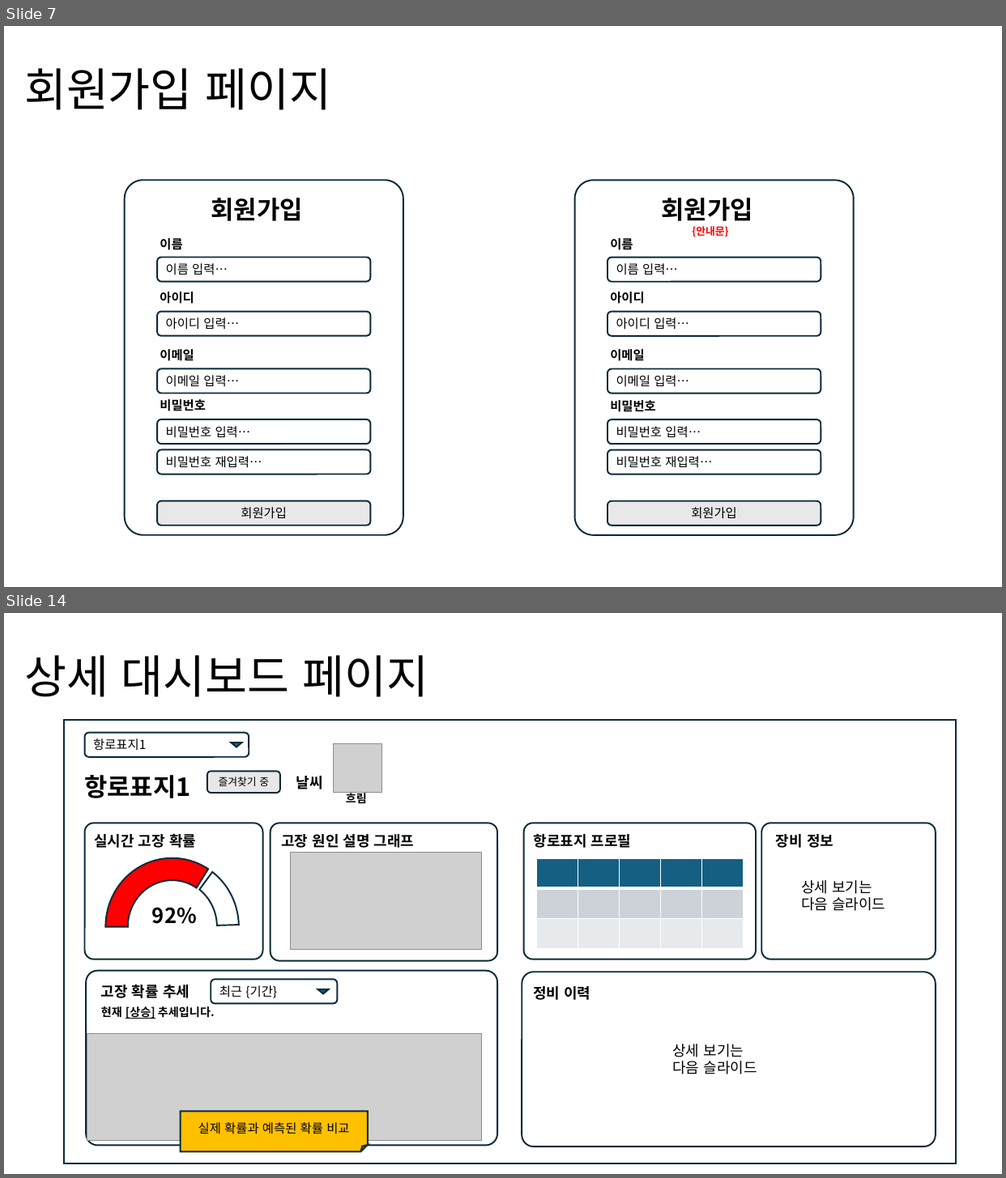
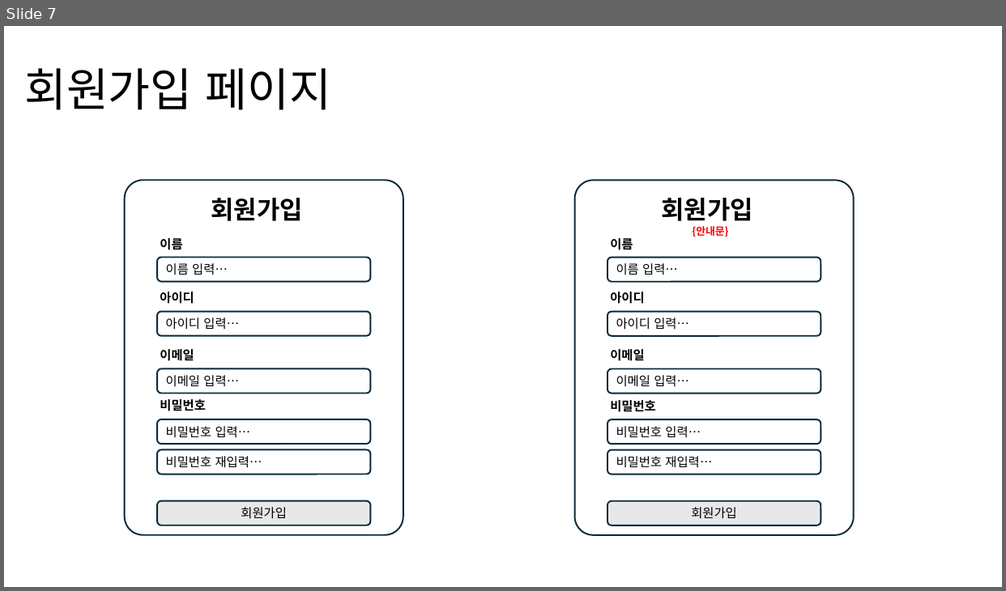
Before and after one commit to positiveWand/project-trip-sns, a slide deck: document/UI 설계서(draft).pptx. Shown one above the other, each under a label of ours: slides 7 and 14 before the commit, slide 7 after it; the slides between them are not shown. The pictures are 1006x1178 and 1006x591 pixels, drawn with LibreOffice and Linux fonts; fonts in the diff are those of the drawing; grey boxes stand for pictures. Boxes give left, top, right and bottom in pixels: in the first picture for what was removed or moved away, otherwise in the second. Text is boxed around its words. In the diff, an @@ line names an element or a change of style, - is before the commit and + after.

Commit message:
feat/frontend: 항로표지 프로젝트 -> 관광지 SNS 프로젝트 전환

```diff
--- a/document/UI 설계서(draft).pptx
+++ b/document/UI 설계서(draft).pptx
@@ slide 14 removed at (4,613,1002,1174), background #FFFFFF @@
@@ title removed at (24,655,428,697) @@
-상세 대시보드 페이지
@@ rectangle removed at (64,720,957,1165) @@
@@ rounded rectangle removed at (85,733,249,757) @@
-항로표지1
@@ triangle removed at (231,743,241,747) @@
@@ picture removed at (334,744,382,793) @@
@@ text removed at (84,775,191,798) @@
-항로표지1
@@ rounded rectangle removed at (207,771,280,793) @@
-즐겨찾기 중
@@ text removed at (296,776,323,790) @@
-날씨
@@ text removed at (346,792,367,806) @@
-흐림
@@ rounded rectangle removed at (85,824,263,960) @@
@@ rounded rectangle removed at (270,824,497,961) @@
@@ rounded rectangle removed at (523,824,756,960) @@
@@ rounded rectangle removed at (761,824,936,960) @@
@@ text removed at (94,834,196,848) @@
-실시간 고장 확률
@@ text removed at (281,834,415,848) @@
-고장 원인 설명 그래프
@@ picture removed at (291,853,482,950) @@
@@ text removed at (534,834,632,848) @@
-항로표지 프로필
@@ text removed at (776,834,833,848) @@
-장비 정보
@@ arch (boxed as its full ring) removed at (106,858,239,996) @@
@@ arch (boxed as its full ring) removed at (106,858,239,996) @@
@@ table removed at (536,858,742,948), 3 rows, 5 columns @@
- |  |  |  | 
- |  |  |  | 
- |  |  |  | 
@@ text removed at (801,880,885,911) @@
-상세 보기는 다음 슬라이드
@@ text removed at (152,907,197,924) @@
-92%
@@ rounded rectangle removed at (86,971,497,1146) @@
@@ rounded rectangle removed at (522,973,936,1148) @@
@@ text removed at (101,985,189,999) @@
-고장 확률 추세
@@ rounded rectangle removed at (211,980,337,1004) @@
-최근 {기간}
@@ triangle removed at (317,990,328,994) @@
@@ text removed at (533,986,590,1000) @@
-정비 이력
@@ text removed at (101,1007,215,1019) @@
-현재 [상승] 추세입니다.
@@ picture removed at (87,1033,481,1141) @@
@@ text removed at (672,1044,757,1075) @@
-상세 보기는 다음 슬라이드
@@ folded corner removed at (181,1112,368,1152) @@
-실제 확률과 예측된 확률 비교
```
Also in this commit, not shown: 8 slides changed, 8 slides added, 4 other slides removed, 13 other files.
